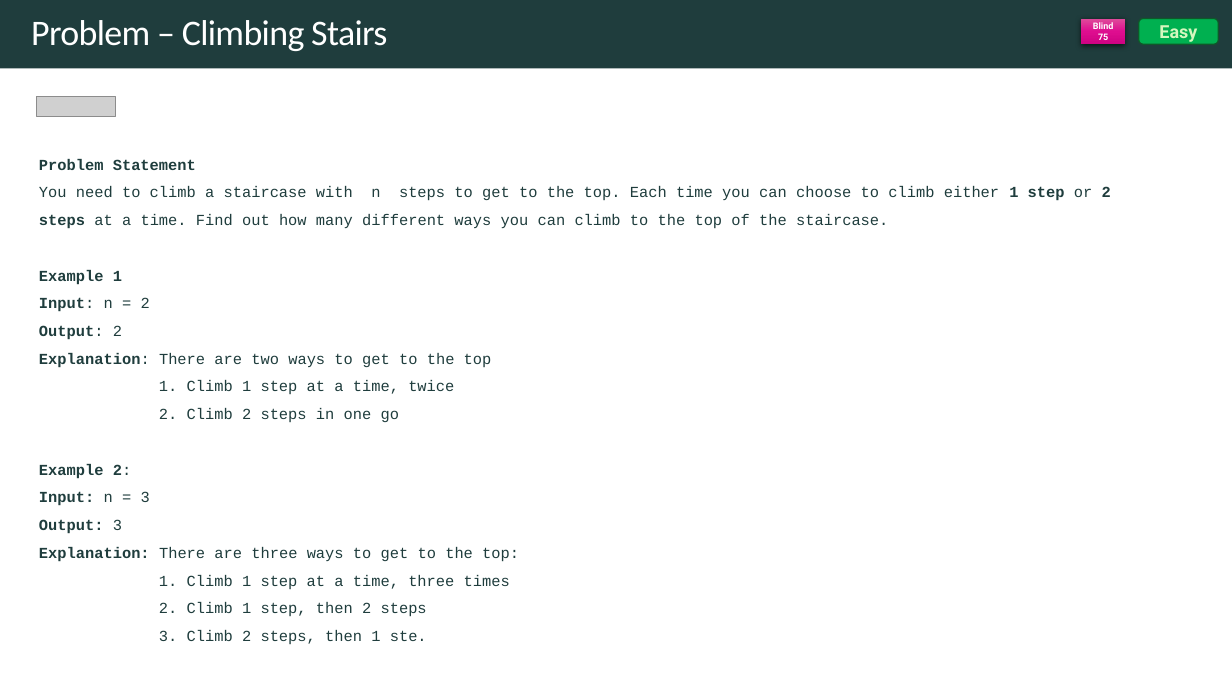
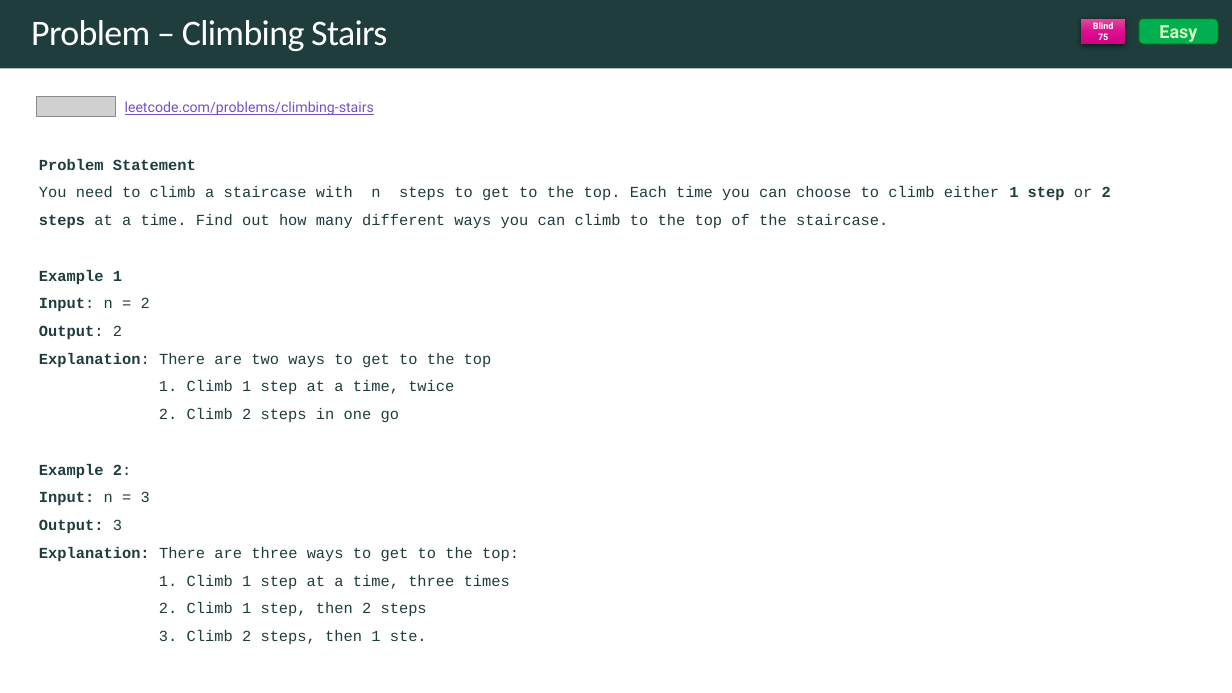
Before and after one commit to rfdavid/coding-interview-handbook-cpp, a slide deck: slide 45 of Algorithm and problem Solving Cheatsheet.pptm (slide 40 before the commit). Drawn at 1232x693 pixels with LibreOffice and Linux fonts; fonts in the diff are those of the drawing; grey boxes stand for pictures. Boxes give left, top, right and bottom in pixels: in the first picture for what was removed or moved away, otherwise in the second. Text is boxed around its words. In the diff, an @@ line names an element or a change of style, - is before the commit and + after.

```diff
--- a/Algorithm and problem Solving Cheatsheet.pptm
+++ b/Algorithm and problem Solving Cheatsheet.pptm
@@ text added at [125, 101, 374, 115], 11 pt, text #7351C5, underline @@
+leetcode.com/problems/climbing-stairs
```
Also in this commit, not shown: 5 other slides changed, 5 slides added, 10 other files.
